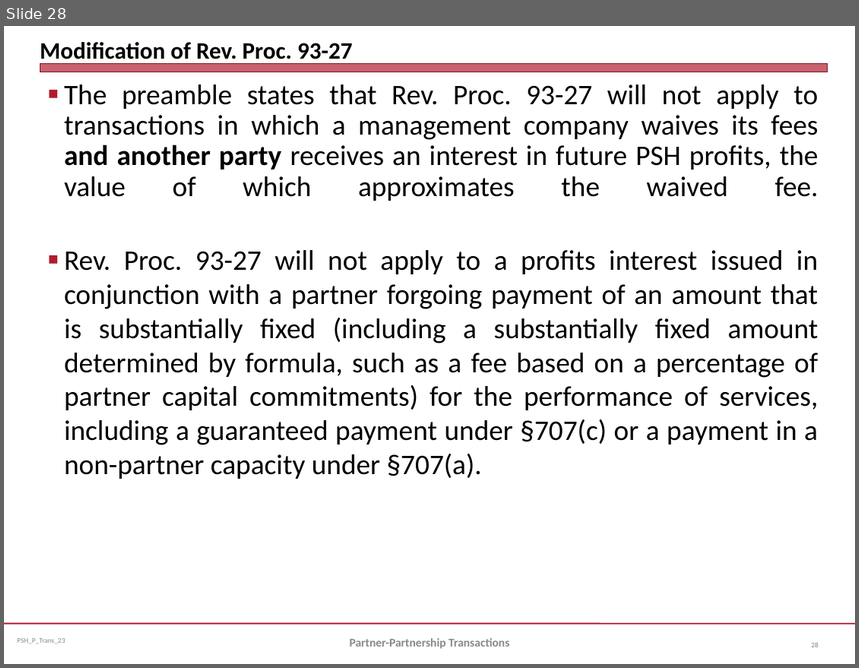
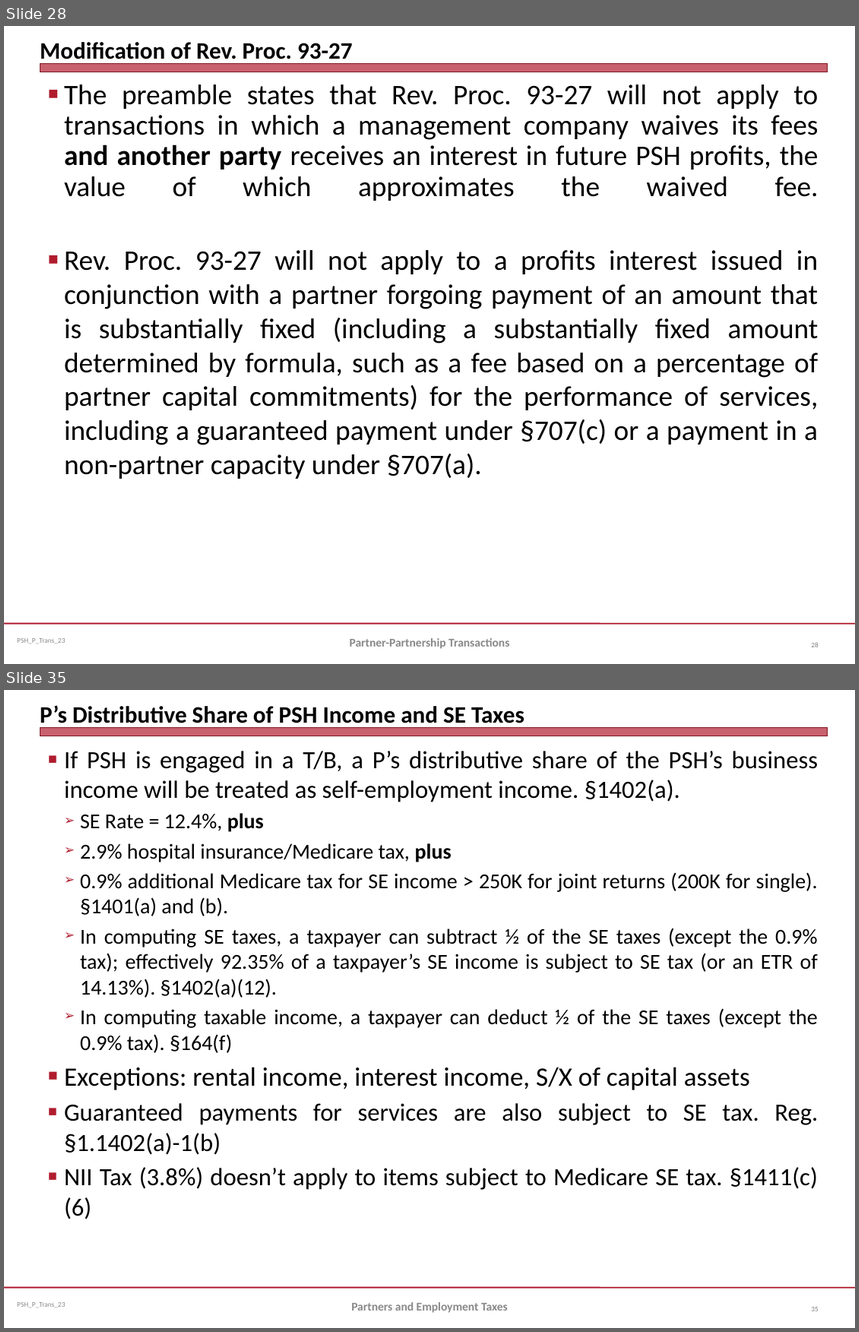
Before and after one commit to jmc877/Partnership-Tax, a slide deck: slides/PSH_P_Trans_23.pptx. Shown one above the other, each under a label of ours: slide 28 before the commit, slides 28 and 35 after it; the slides between them are not shown. The pictures are 859x668 and 859x1332 pixels, drawn with LibreOffice and Linux fonts; fonts in the diff are those of the drawing. Boxes give left, top, right and bottom in pixels: in the first picture for what was removed or moved away, otherwise in the second. Text is boxed around its words. In the diff, an @@ line names an element or a change of style, - is before the commit and + after.

```diff
--- a/slides/PSH_P_Trans_23.pptx
+++ b/slides/PSH_P_Trans_23.pptx
@@ slide 35 added at <box>4,690,855,1328</box>, background #FFFFFF; not listed: 3 template elements that a slide beside it also shows @@
@@ title added at <box>40,705,525,729</box>, 20 pt, text #000000, bold @@
+P’s Distributive Share of PSH Income and SE Taxes
@@ text added at <box>64,751,818,1220</box>, 18 pt, text #000000 @@
+■ If PSH is engaged in a T/B, a P’s distributive share of the PSH’s business income will be treated as self-employment income. §1402(a).
+  ➢ SE Rate = 12.4%, plus
+  ➢ 2.9% hospital insurance/Medicare tax, plus
+  ➢ 0.9% additional Medicare tax for SE income > 250K for joint returns (200K for single). §1401(a) and (b).
+  ➢ In computing SE taxes, a taxpayer can subtract ½ of the SE taxes (except the 0.9% tax); effectively 92.35% of a taxpayer’s SE income is subject to SE tax (or an ETR of 14.13%). §1402(a)(12).
+  ➢ In computing taxable income, a taxpayer can deduct ½ of the SE taxes (except the 0.9% tax). §164(f)
+■ Exceptions: rental income, interest income, S/X of capital assets
+■ Guaranteed payments for services are also subject to SE tax. Reg. §1.1402(a)-1(b)
+■ NII Tax (3.8%) doesn’t apply to items subject to Medicare SE tax. §1411(c)(6)
@@ text added at <box>351,1303,508,1313</box>, 10 pt, text #898989, bold @@
+Partners and Employment Taxes
@@ page number added at <box>811,1307,818,1312</box>, 6 pt, text #808080 @@
+35
```
Also in this commit, not shown: 8 other slides added, 1 other file.
